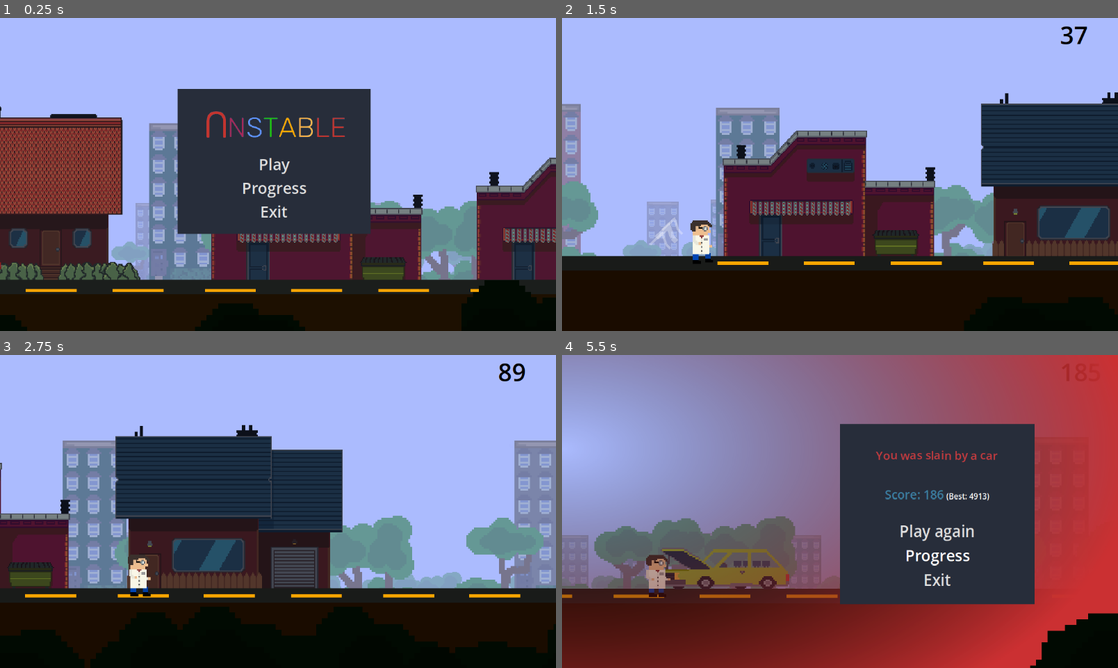
Above: before the commit, frames 1-4 (two rows, left to right).
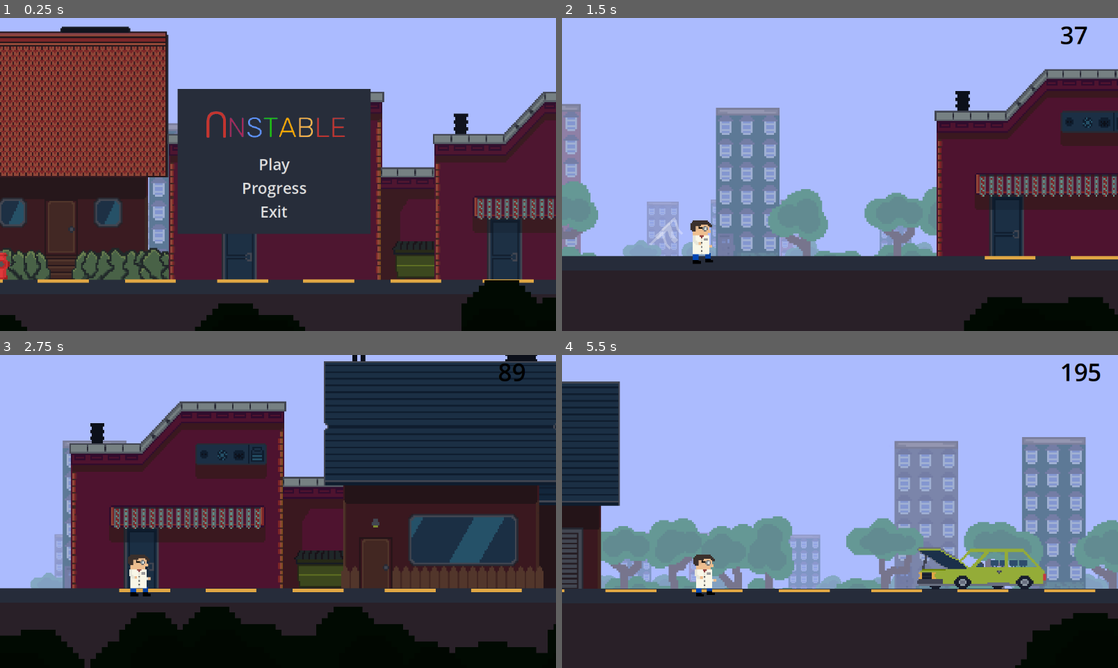
Above: after the commit, the same moments.

Repository: kir-55/Unstable
Game: Godot game, scene res://Scenes/main.tscn
The game is run twice, just before and just after one commit, with the same random seed, the same clock (stepped at 60 frames per second) and the same inputs.
Inputs (mouse positions are in pixels of both pictures, inside the frame that each line leads up to):
- Up to frame 1 (0.25 s): no input
- Up to frame 2 (1.5 s): click "Play" at 0.5 s; move the mouse to (962, 158) at 1.27 s; hold Space (up) from 1.28 s (still down); tap S (bottom) at 1.35 s; click (962, 158) at 1.42 s
- Up to frame 3 (2.75 s): release Space (up) at 2 s; drag from (166, 527) to (250, 574) at 2.02 s
- Up to frame 4 (5.5 s): move the mouse to (895, 442) at 2.77 s; tap A (stop) at 2.85 s; drag from (812, 574) to (673, 464) at 3.52 s; move the mouse to (1006, 558) at 4.27 s; hold Space (up) 4.28-5 s; tap Shift (dash) at 4.35 s; drag from (673, 464) to (845, 592) at 5.02 s

The runs differ from the first frame. In frame 1, 48% of the frame differs, in the area x 0-100%, y 2-100%; in frame 2, 49%; in frame 3, 68%; in frame 4, 96%, in the area x 0-100%, y 0-100%.

Commit message:
Minor size changes

Diff:
--- a/Decorations/City/hole.tres
+++ b/Decorations/City/hole.tres
@@ -12,5 +12,5 @@
 chance_multiplyer = 1
 type = 2
 incompatible_with_types = Array[int]([1, 0, 2])
-min_scale = 6.0
-max_scale = 6.0
+min_scale = 3.0
+max_scale = 3.0
--- a/Decorations/City/house.tres
+++ b/Decorations/City/house.tres
@@ -12,5 +12,5 @@
 chance_multiplyer = 1
 type = 3
 incompatible_with_types = Array[int]([3])
-min_scale = 0.0
-max_scale = 0.0
+min_scale = 3.0
+max_scale = 3.0
--- a/Decorations/City/hydrant.tres
+++ b/Decorations/City/hydrant.tres
@@ -12,5 +12,5 @@
 chance_multiplyer = 1
 type = 1
 incompatible_with_types = Array[int]([1, 2])
-min_scale = 4.0
+min_scale = 3.0
 max_scale = 4.0
--- a/Scenes/Decorations/car.tscn
+++ b/Scenes/Decorations/car.tscn
@@ -23,15 +23,15 @@
 death_messages = Array[String](["You was slain by a car", "You broke your leg, while kicking the car", "You was curious, what is the car made of (it was metal)"])
 
 [node name="CollisionPolygon2D" type="CollisionPolygon2D" parent="."]
-position = Vector2(0, -14)
+position = Vector2(0.600006, -14.8)
 scale = Vector2(1.08, 1.14496)
-polygon = PackedVector2Array(-7.40741, -8.73393, 9.25926, -8.73393, 24.0741, -8.73393, 32.4074, 0, 37.037, 5.24036, 37.037, 11.3541, -38.8889, 11.3541, -35.1852, -3.49357, -37.963, -6.98714, -37.963, -9.60732, -23.1481, -9.60732, -13.8889, -3.49357)
+polygon = PackedVector2Array(-7.03704, -7.16182, 23.5185, -7.16182, 36.4815, 6.81247, -32.963, 10.306, -36.6667, -7.16182, -24.6296, -7.16182, -13.5185, -1.04807)
 
 [node name="Car" type="Sprite2D" parent="."]
 z_index = 5
-position = Vector2(5.96046e-08, -8)
+position = Vector2(0, -13)
 texture = ExtResource("1_q7l73")
-offset = Vector2(-0.41695, -3.83333)
+offset = Vector2(0, 0.505)
 script = SubResource("GDScript_yi0s1")
 visual_variations = Array[Texture2D]([ExtResource("1_q7l73"), ExtResource("2_wket5")])
 
--- a/Scenes/Decorations/hole.tscn
+++ b/Scenes/Decorations/hole.tscn
@@ -3,7 +3,7 @@
 [ext_resource type="Texture2D" uid="uid://dumv6v0grpcg5" path="res://Textures/Decorations/nowa_dziura.png" id="1_hyjar"]
 [ext_resource type="Script" path="res://Scripts/Decorations/deadly_area.gd" id="2_ebr3f"]
 [ext_resource type="Script" path="res://Scripts/health_system.gd" id="4_ytwoc"]
-[ext_resource type="PackedScene" uid="uid://c6jkxex0pqycv" path="res://Scenes/explosions/barier_explosion.tscn" id="5_t4h6e"]
+[ext_resource type="PackedScene" uid="uid://c6jkxex0pqycv" path="res://Scenes/Explosions/barier_explosion.tscn" id="5_t4h6e"]
 [ext_resource type="Texture2D" uid="uid://cr8dnnmcwfiht" path="res://Textures/Decorations/barierka.png" id="6_csbap"]
 [ext_resource type="Texture2D" uid="uid://byt2uuian5r3w" path="res://Textures/Decorations/nowy_znak.png" id="6_r3kei"]
 
@@ -11,7 +11,7 @@
 size = Vector2(24, 1.66667)
 
 [sub_resource type="RectangleShape2D" id="RectangleShape2D_ol1y4"]
-size = Vector2(11.4286, 16.6428)
+size = Vector2(19, 14)
 
 [node name="Area2D" type="Area2D" groups=["Obsticle"]]
 z_index = 4
@@ -25,20 +25,18 @@
 
 [node name="Hole" type="Sprite2D" parent="."]
 z_index = 5
-position = Vector2(-0.0833333, 0.0833302)
+position = Vector2(9, -1)
 texture = ExtResource("1_hyjar")
 offset = Vector2(-0.166952, -6.16667)
 
 [node name="NowyZnak" type="Sprite2D" parent="Hole"]
 z_index = -1
 z_as_relative = false
-position = Vector2(-32, -15.3333)
-scale = Vector2(0.5, 0.5)
+position = Vector2(-48, -30)
 texture = ExtResource("6_r3kei")
 
 [node name="Barier1" type="Area2D" parent="."]
-position = Vector2(-20.8833, -8.05)
-scale = Vector2(0.7, 0.7)
+position = Vector2(-23, -14)
 collision_layer = 3
 collision_mask = 3
 script = ExtResource("2_ebr3f")
@@ -51,7 +49,6 @@
 
 [node name="Sprite2D" type="Sprite2D" parent="Barier1"]
 position = Vector2(-0.166711, 6.79761)
-scale = Vector2(0.601504, 1.2619)
 texture = ExtResource("6_csbap")
 
 [node name="CollisionShape2D" type="CollisionShape2D" parent="Barier1"]
@@ -59,8 +56,7 @@
 shape = SubResource("RectangleShape2D_ol1y4")
 
 [node name="Barier2" type="Area2D" parent="."]
-position = Vector2(20.45, -8.05)
-scale = Vector2(0.7, 0.7)
+position = Vector2(39, -14)
 collision_layer = 3
 collision_mask = 3
 script = ExtResource("2_ebr3f")
@@ -73,11 +69,10 @@
 
 [node name="Sprite2D" type="Sprite2D" parent="Barier2"]
 position = Vector2(-0.642859, 6.79761)
-scale = Vector2(0.601504, 1.2619)
 texture = ExtResource("6_csbap")
 
 [node name="CollisionShape2D" type="CollisionShape2D" parent="Barier2"]
-position = Vector2(-0.476191, 7.55953)
+position = Vector2(-0.5, 7)
 shape = SubResource("RectangleShape2D_ol1y4")
 
 [connection signal="body_entered" from="." to="." method="_on_body_entered"]
--- a/Scenes/Decorations/hydrant.tscn
+++ b/Scenes/Decorations/hydrant.tscn
@@ -9,21 +9,20 @@
 size = Vector2(12, 16)
 
 [node name="Hydrant" type="Area2D" groups=["Obsticle"]]
-position = Vector2(0, -2)
 collision_layer = 3
 collision_mask = 3
 script = ExtResource("5_shcd0")
 death_messages = Array[String](["There was a hydrant!", "You broke your leg, while kicking the hydrant", "You were curious, what is the hydrant made of (it was metal)"])
 
 [node name="CollisionShape2D" type="CollisionShape2D" parent="."]
-position = Vector2(0, -7)
+position = Vector2(0, -8)
 shape = SubResource("RectangleShape2D_lvb52")
 debug_color = Color(0.125904, 0.545454, 0.919934, 0.42)
 
 [node name="Sprite2D" type="Sprite2D" parent="."]
 z_index = 5
 texture = ExtResource("1_kn5rp")
-offset = Vector2(-0.250283, -7)
+offset = Vector2(-0.250283, -8)
 
 [node name="HealthSystem" type="Node" parent="."]
 script = ExtResource("2_utguk")
--- a/Scenes/Decorations/road_line.tscn
+++ b/Scenes/Decorations/road_line.tscn
@@ -5,21 +5,22 @@
 [node name="road_lines" type="Node2D"]
 
 [node name="road_line" type="Sprite2D" parent="."]
-modulate = Color(0.976471, 0.65098, 0.0196078, 1)
+modulate = Color(0.882353, 0.658824, 0.270588, 1)
+position = Vector2(3, -10.998)
 scale = Vector2(6, 6)
 texture = ExtResource("1_e4jts")
 offset = Vector2(-0.166666, 2.33333)
 
 [node name="road_line2" type="Sprite2D" parent="."]
-modulate = Color(0.976471, 0.65098, 0.0196078, 1)
-position = Vector2(163, 0)
+modulate = Color(0.882353, 0.658824, 0.270588, 1)
+position = Vector2(166, -10.998)
 scale = Vector2(6, 6)
 texture = ExtResource("1_e4jts")
 offset = Vector2(0, 2.333)
 
 [node name="road_line3" type="Sprite2D" parent="."]
-modulate = Color(0.976471, 0.65098, 0.0196078, 1)
-position = Vector2(-163, 0)
+modulate = Color(0.882353, 0.658824, 0.270588, 1)
+position = Vector2(-160, -10.998)
 scale = Vector2(6, 6)
 texture = ExtResource("1_e4jts")
 offset = Vector2(0, 2.333)
--- a/Scenes/Decorations/traffic_lights.tscn
+++ b/Scenes/Decorations/traffic_lights.tscn
@@ -5,6 +5,6 @@
 [node name="Traffic Lights City" type="Sprite2D"]
 z_index = -1
 position = Vector2(0, -1)
-scale = Vector2(6, 6)
+scale = Vector2(3, 3)
 texture = ExtResource("1_b1nif")
 offset = Vector2(-0.333619, -15.8333)
--- a/Scenes/Locations/city.tscn
+++ b/Scenes/Locations/city.tscn
@@ -152,15 +152,16 @@
 [node name="GroundLine" type="Line2D" parent="TerrainGenerator"]
 material = SubResource("ShaderMaterial_53rot")
 position = Vector2(0, 8)
-default_color = Color(0.11502, 0.0656286, 0.00661148, 1)
+default_color = Color(0.168627, 0.133333, 0.164706, 1)
 
 [node name="GrassLine" type="Line2D" parent="TerrainGenerator"]
 width = 30.0
-default_color = Color(0.108257, 0.118032, 0.110268, 1)
+default_color = Color(0.156863, 0.180392, 0.231373, 1)
 
 [node name="StaticBody2D" type="StaticBody2D" parent="TerrainGenerator/GrassLine"]
 
 [node name="DecorationSpawner" type="Node2D" parent="TerrainGenerator" node_paths=PackedStringArray("rs", "sloper", "player", "line", "terrain_generator")]
+position = Vector2(0, 2)
 scale = Vector2(1.10038, 1.15793)
 script = ExtResource("12_gsrp6")
 load_radius = 6
@@ -170,6 +171,7 @@
 player = NodePath("../../Player")
 line = NodePath("../GroundLine")
 terrain_generator = NodePath("..")
+spawn_from = 3
 decorations = Array[Resource("res://Scripts/Decorations/decoration.gd")]([ExtResource("8_42q7i"), ExtResource("14_stlej"), ExtResource("13_3ljpo"), ExtResource("9_s7k86"), ExtResource("10_sqdli"), ExtResource("11_ce5fi"), ExtResource("14_tk21i")])
 
 [node name="Timer" type="Timer" parent="." node_paths=PackedStringArray("player")]
--- a/Scenes/main.tscn
+++ b/Scenes/main.tscn
@@ -109,16 +109,15 @@
 [node name="GroundLine" type="Line2D" parent="MovingGround/TerrainGenerator"]
 material = SubResource("ShaderMaterial_v15ys")
 position = Vector2(0, 8)
-default_color = Color(0.11502, 0.0656286, 0.00661148, 1)
+default_color = Color(0.168627, 0.133333, 0.164706, 1)
 
 [node name="GrassLine" type="Line2D" parent="MovingGround/TerrainGenerator"]
 width = 30.0
-default_color = Color(0.108257, 0.118032, 0.110268, 1)
+default_color = Color(0.156863, 0.180392, 0.231373, 1)
 
 [node name="StaticBody2D" type="StaticBody2D" parent="MovingGround/TerrainGenerator/GrassLine"]
 
 [node name="DecorationSpawner" type="Node2D" parent="MovingGround/TerrainGenerator" node_paths=PackedStringArray("rs", "sloper", "player", "line", "terrain_generator")]
-position = Vector2(-22, 7)
 scale = Vector2(1.10038, 1.15793)
 script = ExtResource("9_hthcy")
 load_radius = 3
